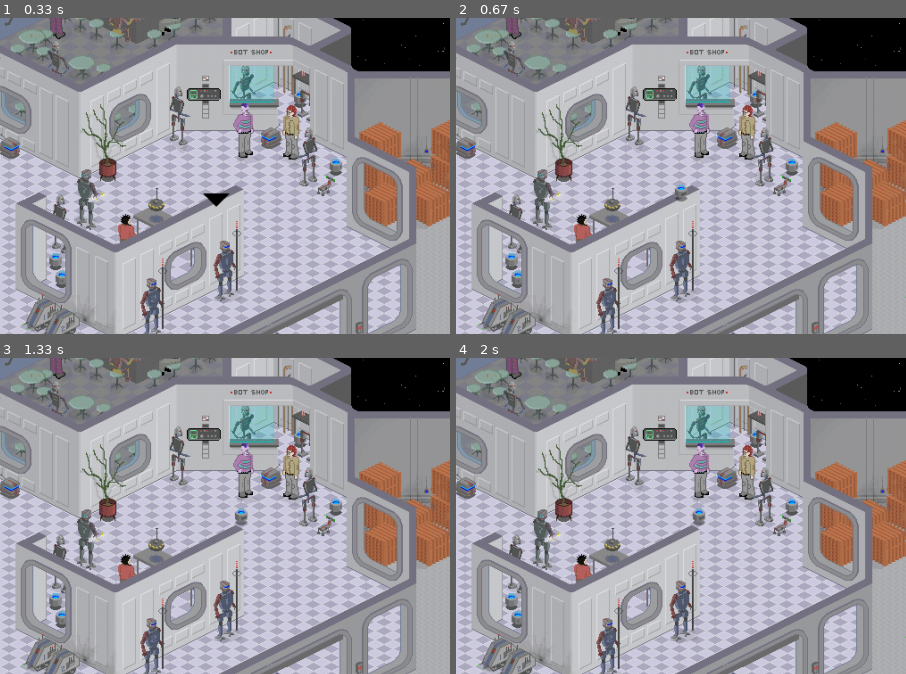
Above: before the commit, frames 1-4 (two rows, left to right).
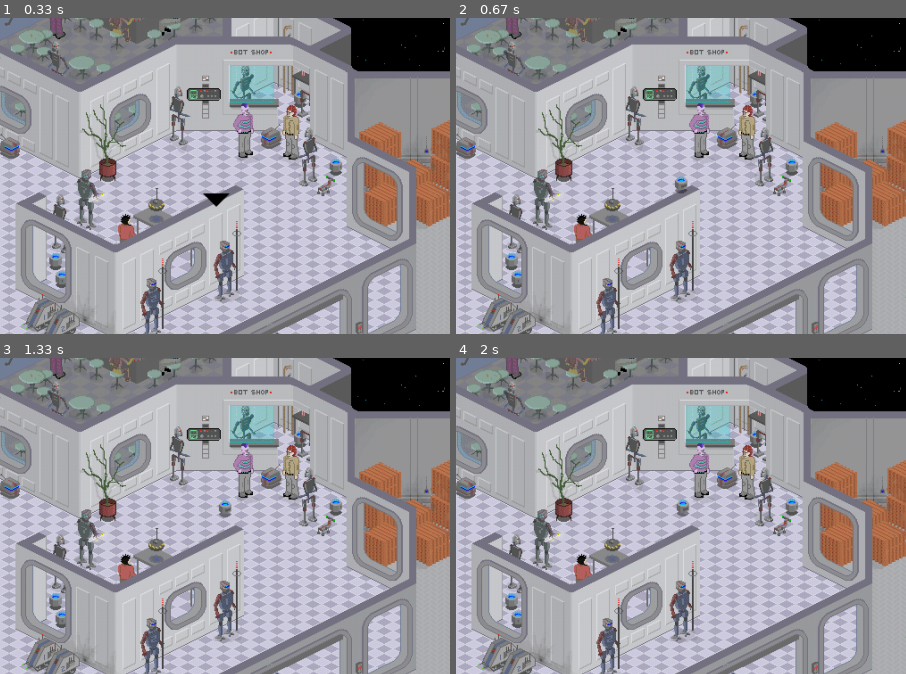
Above: after the commit, the same moments.

Repository: andyfriedl/pygame_trek
Game: pygame game, started from test.py
Same seed, same stepped clock (60 frames per second), same inputs: the game is played once before the commit and once after it.
Inputs:
- Up to frame 1 (0.33 s): no input
- Up to frame 2 (0.67 s): hold Right from 0.33 s (still down)
- Up to frame 3 (1.33 s): release Right at 0.8 s; hold Up 0.83-1.13 s; hold Right from 1.17 s (still down)
- Up to frame 4 (2 s): release Right at 1.63 s; hold Left from 1.67 s (still down)
The pictures show only the part of the screen within x 28-78%, y 24-74%; the shares and areas given below are measured in that part.

Frame 1 is identical in both runs. In frame 2, 0.2% of the frame differs, in the area x 48-52%, y 50-59%; in frame 3, 0.3%, in the area x 48-56%, y 44-54%; in frame 4, 0.3%.

Commit message:
reformat and move isometricly.

Diff:
--- a/test.py
+++ b/test.py
@@ -19,6 +19,11 @@
 LEFT = 'left'
 RIGHT = 'right'
 DOWN = 'down'
+# up_sprite = 'up.png'
+# down_sprite = 'down.png'
+# right_sprite = 'right.png'
+# left_sprite = 'left.png'
+up_sprite = down_sprite = right_sprite = left_sprite = 'bot.png'
 
 sprite = pygame.image.load('down.png')
 sprite_x = width / 2
@@ -30,20 +35,26 @@
     if direction:
 
         if direction_move == K_UP:
-            sprite_move_y -= 2
-            sprite_move = pygame.image.load('bot.png')
+            sprite_move_y -= 1
+            sprite_move_x -= 2
+
+            sprite_move = pygame.image.load(up_sprite)
             # sprite_move = pygame.image.load('up.png')
         elif direction_move == K_DOWN:
-            sprite_move_y += 2
-            sprite_move = pygame.image.load('bot.png')
+            sprite_move_y += 1
+            sprite_move_x += 2
+
+            sprite_move = pygame.image.load(down_sprite)
             # sprite_move = pygame.image.load('down.png')
         elif direction_move == K_LEFT:
+            sprite_move_y += 1
             sprite_move_x -= 2
-            sprite_move = pygame.image.load('bot.png')
+            sprite_move = pygame.image.load(left_sprite)
             # sprite_move = pygame.image.load('left.png')
         elif direction_move == K_RIGHT:
+            sprite_move_y -= 1
             sprite_move_x += 2
-            sprite_move = pygame.image.load('bot.png')
+            sprite_move = pygame.image.load(right_sprite)
             # sprite_move = pygame.image.load('right.png')
     return sprite_move, sprite_move_x, sprite_move_y
 
